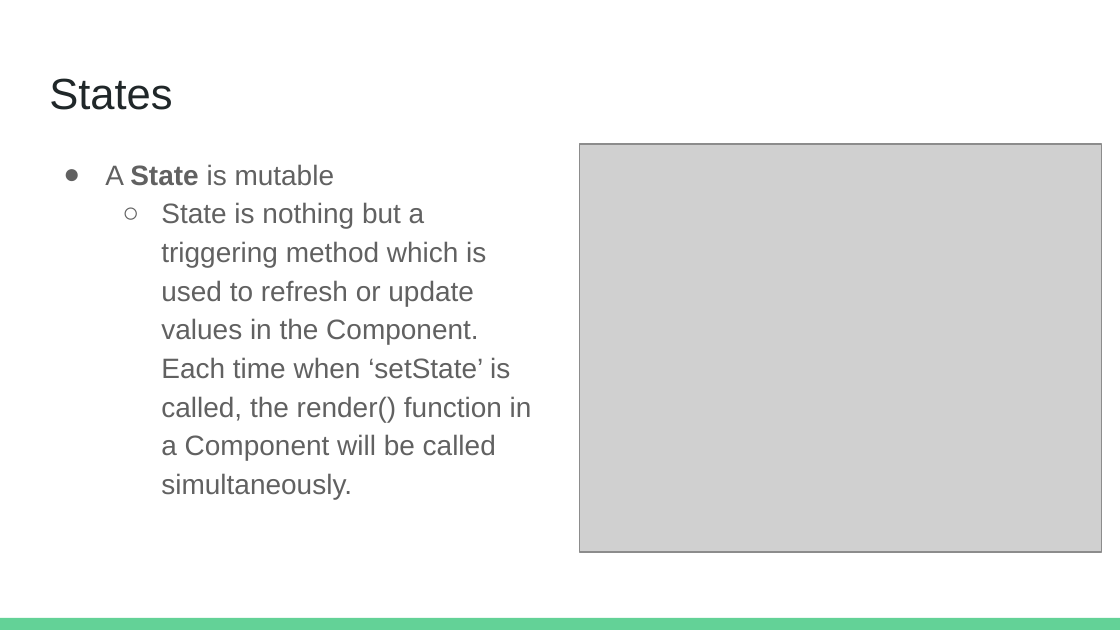
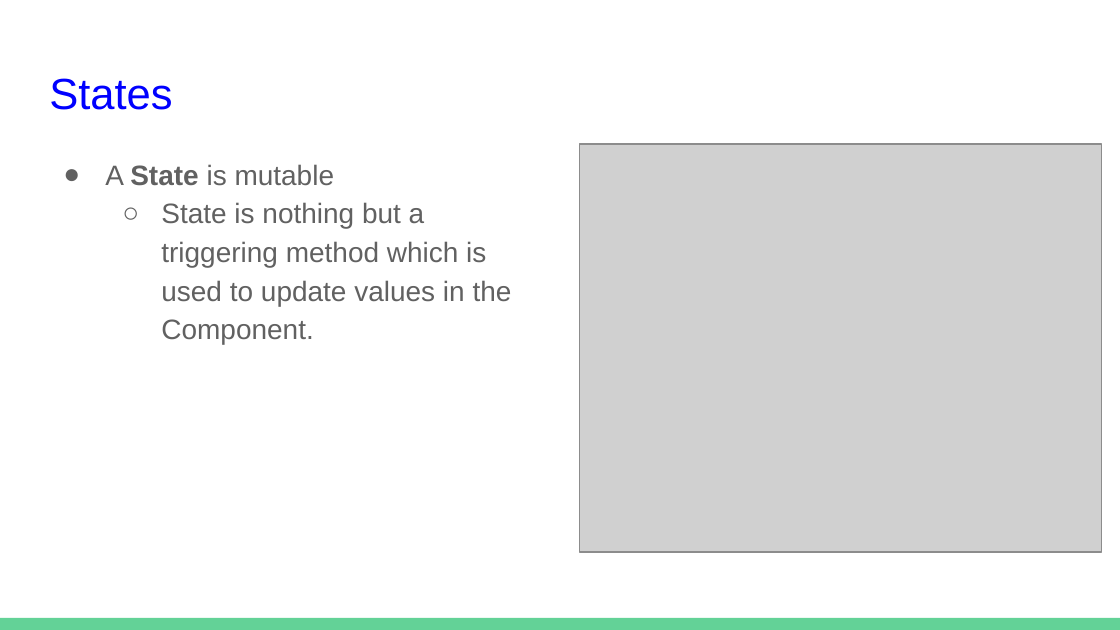
Before and after one commit to chasemoy/lightning-talk, a slide deck: slide 8 of Lightning Talk.pptx. Drawn at 1120x630 pixels with LibreOffice and Linux fonts; fonts in the diff are those of the drawing; grey boxes stand for pictures. Boxes give left, top, right and bottom in pixels: in the first picture for what was removed or moved away, otherwise in the second. Text is boxed around its words. In the diff, an @@ line names an element or a change of style, - is before the commit and + after.

```diff
--- a/Lightning Talk.pptx
+++ b/Lightning Talk.pptx
@@ title "States" at (x1=49, y1=78, x2=172, y2=110): text colour #202729 to #0000FF @@
@@ text at (x1=161, y1=202, x2=512, y2=345): text changed @@
-  ○ State is nothing but a triggering method which is used to refresh or update values in the Component. Each time when ‘setState’ is called, the render() function in a Component will be called simultaneously.
+  ○ State is nothing but a triggering method which is used to update values in the Component.
```
Also in this commit, not shown: 1 other slide changed, 1 slide added.
